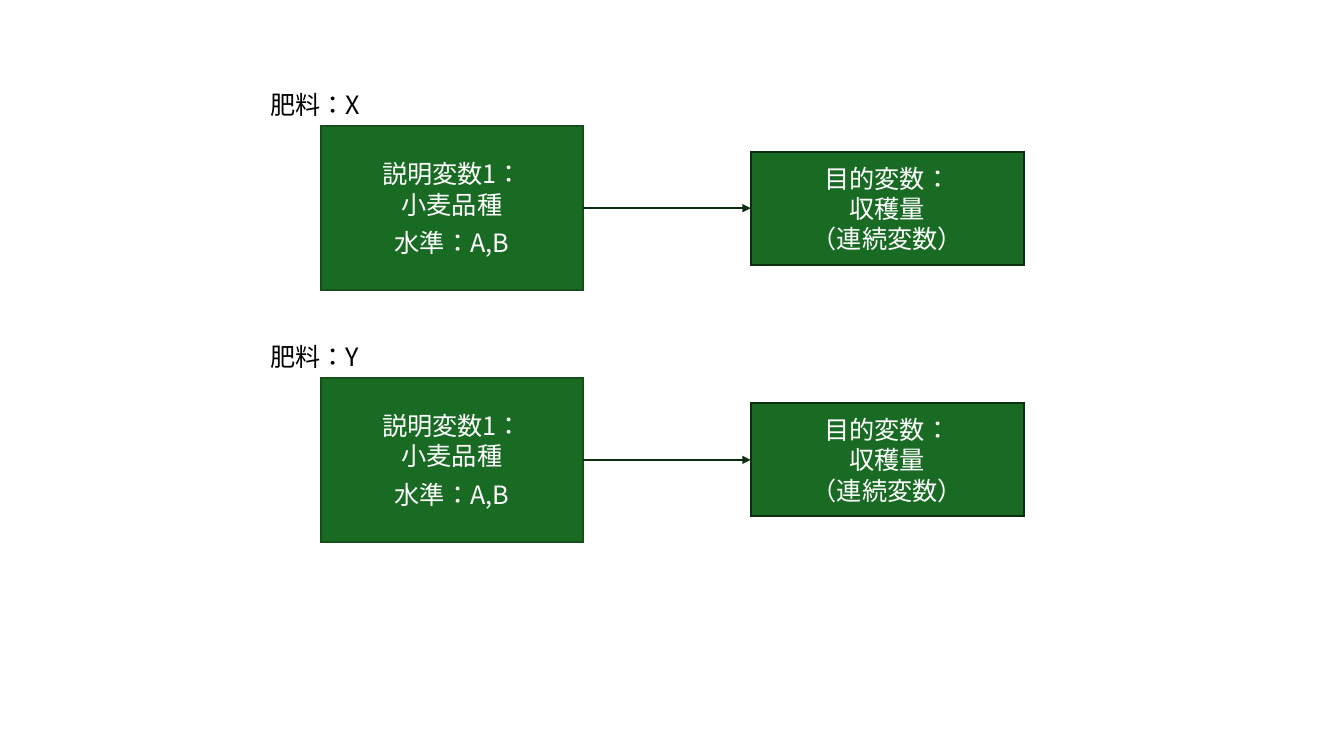
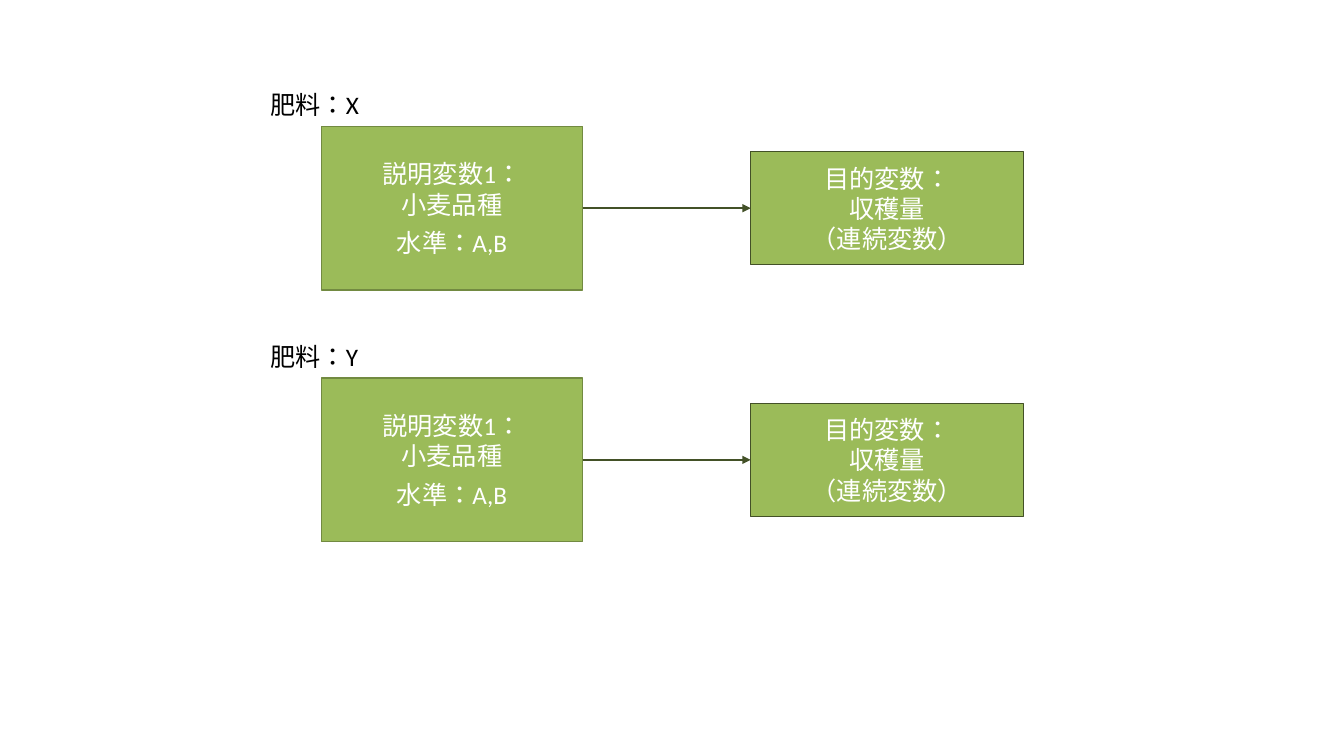
Before and after one commit to b-fujino/RLessonText, a slide deck: slide 10 of Img/AnovaModeling.pptx (slide 9 before the commit). Drawn at 1344x756 pixels with LibreOffice and Linux fonts; fonts in the diff are those of the drawing. Boxes give left, top, right and bottom in pixels: in the first picture for what was removed or moved away, otherwise in the second. Text is boxed around its words. In the diff, an @@ line names an element or a change of style, - is before the commit and + after.

```diff
--- a/Img/AnovaModeling.pptx
+++ b/Img/AnovaModeling.pptx
@@ text "肥料：X" at [270,92,359,116]: font Noto Sans CJK JP to Calibri @@
@@ rectangle "説明変数1： 小麦品種" at [322,126,583,289]: font Noto Sans CJK JP to Calibri; fill #196B24 to #9BBB59; outline #124F1B 1.5 pt to #738A42 1 pt @@
@@ rectangle "目的変数：" at [751,152,1024,265]: font Noto Sans CJK JP to Calibri; fill #196B24 to #9BBB59; outline #0B2F10 1.5 pt to #445227 1 pt @@
@@ arrow (583, 209) - (751, 209): stroke #0B2F10 1.5 pt to #445227 1 pt @@
@@ text "肥料：Y" at [270,344,358,368]: font Noto Sans CJK JP to Calibri @@
@@ rectangle "説明変数1： 小麦品種" at [322,378,583,541]: font Noto Sans CJK JP to Calibri; fill #196B24 to #9BBB59; outline #124F1B 1.5 pt to #738A42 1 pt @@
@@ rectangle "目的変数：" at [751,403,1024,516]: font Noto Sans CJK JP to Calibri; fill #196B24 to #9BBB59; outline #0B2F10 1.5 pt to #445227 1 pt @@
@@ arrow (583, 460) - (751, 460): stroke #0B2F10 1.5 pt to #445227 1 pt @@
```
Also in this commit, not shown: 14 other slides changed, 1 slide added, 7 other files.
